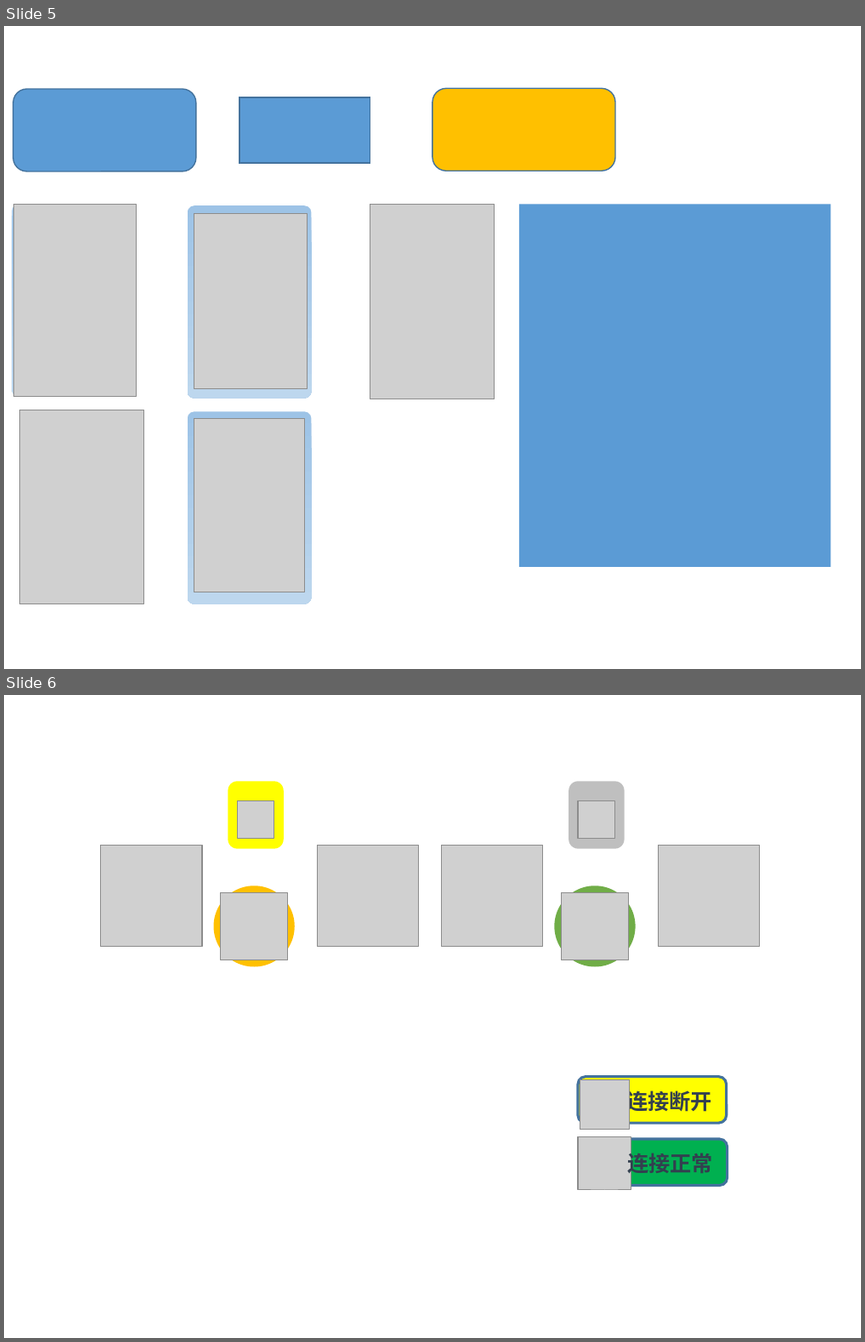
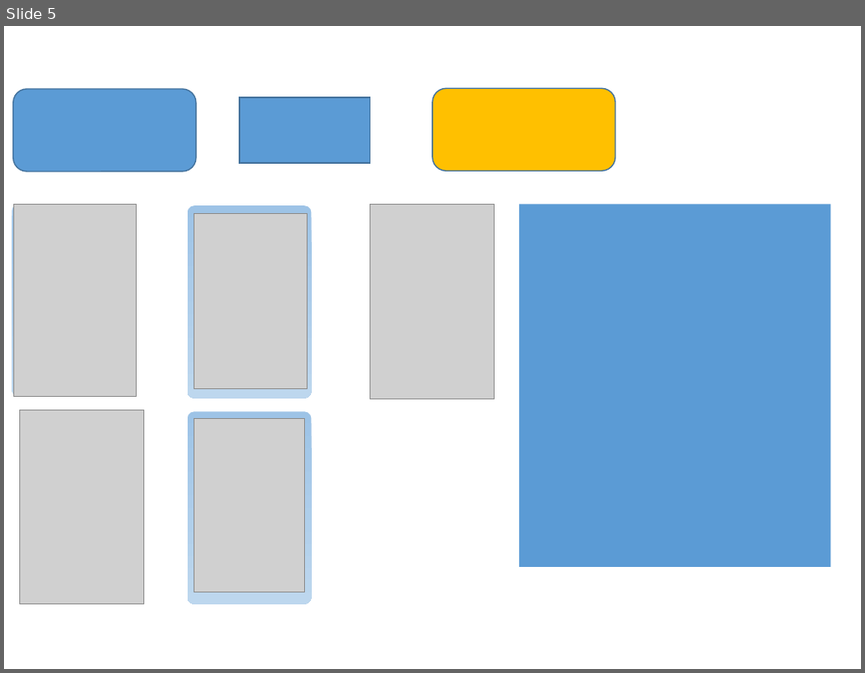
Before and after one commit to PokerM/test1, a slide deck: IconMaking.pptx. Shown one above the other, each under a label of ours: slides 5 and 6 before the commit, slide 5 after it. The pictures are 865x1342 and 865x673 pixels, drawn with LibreOffice and Linux fonts; fonts in the diff are those of the drawing; grey boxes stand for pictures. Boxes give left, top, right and bottom in pixels: in the first picture for what was removed or moved away, otherwise in the second. Text is boxed around its words. In the diff, an @@ line names an element or a change of style, - is before the commit and + after.

```diff
--- a/IconMaking.pptx
+++ b/IconMaking.pptx
@@ slide 6 removed at bbox=[4, 695, 861, 1338], background #FFFFFF @@
@@ rounded rectangle removed at bbox=[228, 782, 284, 849] @@
@@ rounded rectangle removed at bbox=[568, 782, 624, 849] @@
@@ picture removed at bbox=[237, 801, 274, 838] @@
@@ picture removed at bbox=[578, 801, 615, 838] @@
@@ picture removed at bbox=[101, 845, 202, 946] @@
@@ picture removed at bbox=[318, 845, 419, 946] @@
@@ picture removed at bbox=[442, 845, 543, 946] @@
@@ picture removed at bbox=[658, 845, 760, 946] @@
@@ ellipse removed at bbox=[214, 886, 295, 967] @@
@@ picture removed at bbox=[220, 892, 288, 959] @@
@@ ellipse removed at bbox=[554, 886, 635, 967] @@
@@ picture removed at bbox=[561, 892, 629, 959] @@
@@ rounded rectangle removed at bbox=[578, 1077, 726, 1123] @@
@@ picture removed at bbox=[579, 1080, 630, 1129] @@
@@ text removed at bbox=[626, 1087, 712, 1114] @@
-连接断开
@@ picture removed at bbox=[578, 1136, 631, 1190] @@
@@ rounded rectangle removed at bbox=[579, 1139, 727, 1185] @@
@@ text removed at bbox=[627, 1150, 713, 1177] @@
-连接正常
```
Also in this commit, not shown: 1 slide changed, 1 slide added, 39 other files.
